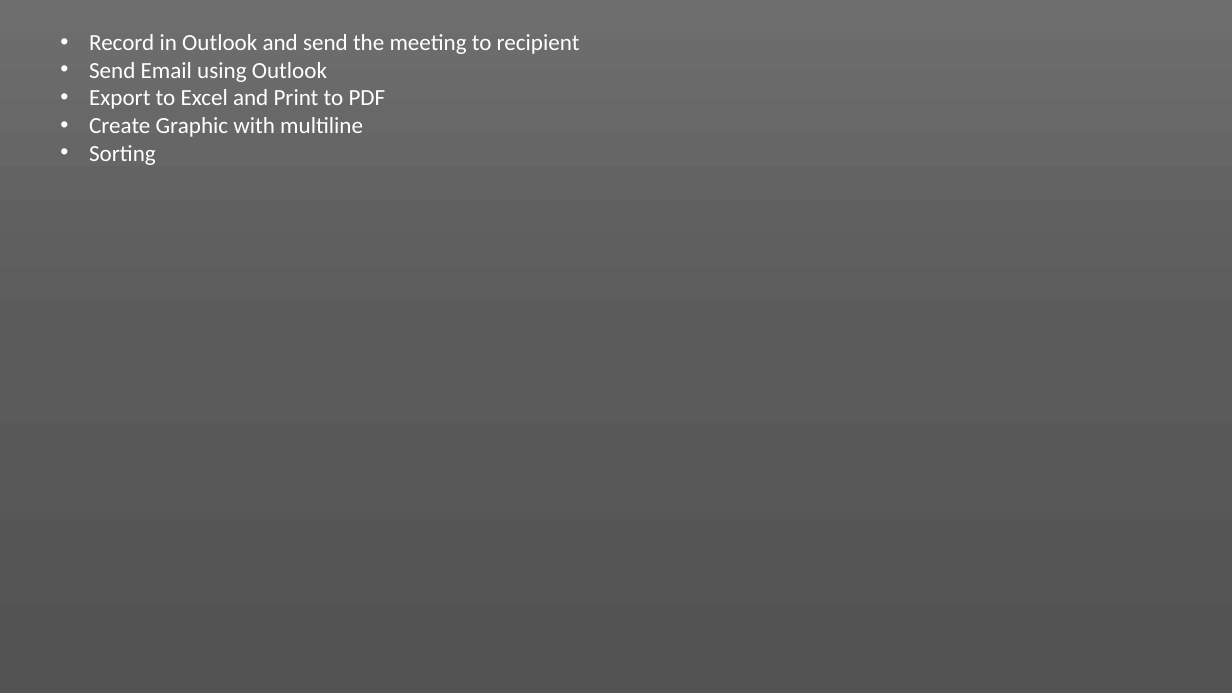
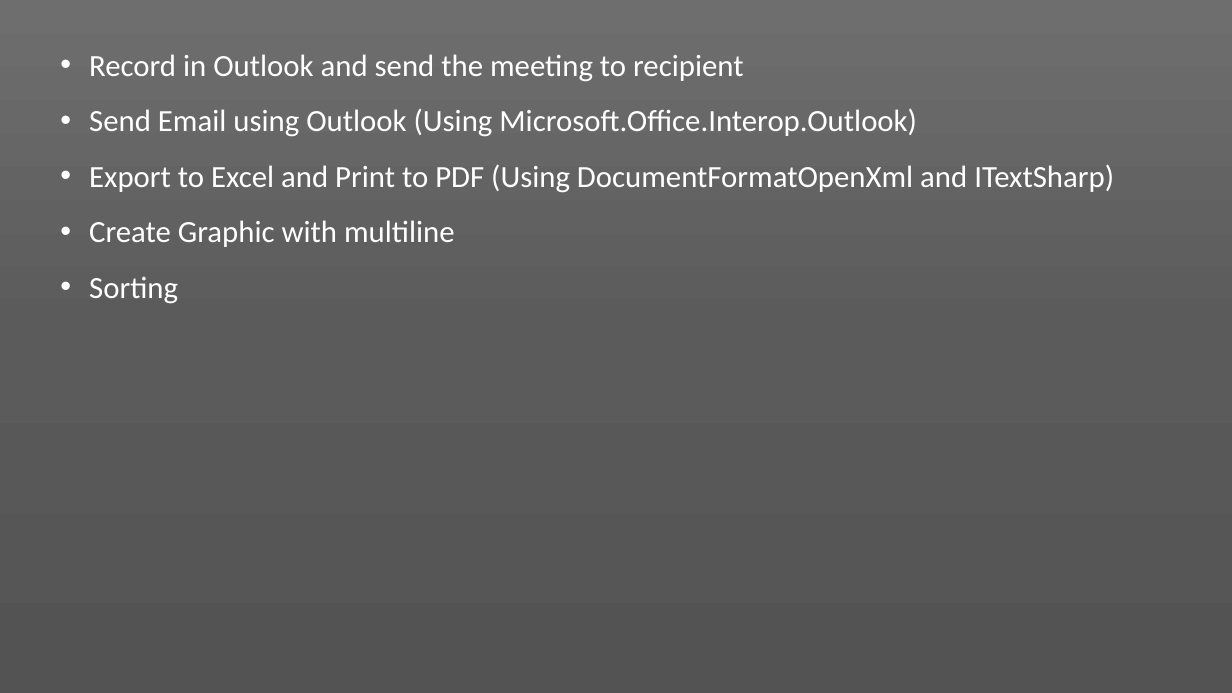
Before and after one commit to winotoj/ipd10-dotnet-CRM-Project, a slide deck: slide 7 of CRM PROJECT.pptx. Drawn at 1232x693 pixels with LibreOffice and Linux fonts; fonts in the diff are those of the drawing. Boxes give left, top, right and bottom in pixels: in the first picture for what was removed or moved away, otherwise in the second. Text is boxed around its words. In the diff, an @@ line names an element or a change of style, - is before the commit and + after.

```diff
--- a/CRM PROJECT.pptx
+++ b/CRM PROJECT.pptx
@@ text at (89,54,743,304): size 18 to 24 pt in "Record in Outlook and send the meeting ...", "Create Graphic with multiline", "Sorting"; line spacing 1 to 1.5 @@
@@ text at (89,108,1114,193): text changed; size 18 to 24 pt @@
-  • Send Email using Outlook
-  • Export to Excel and Print to PDF
+  • Send Email using Outlook (Using Microsoft.Office.Interop.Outlook)
+  • Export to Excel and Print to PDF (Using DocumentFormatOpenXml and ITextSharp)
```
Also in this commit, not shown: 1 slide added, 1 slide removed, 1 other file.
